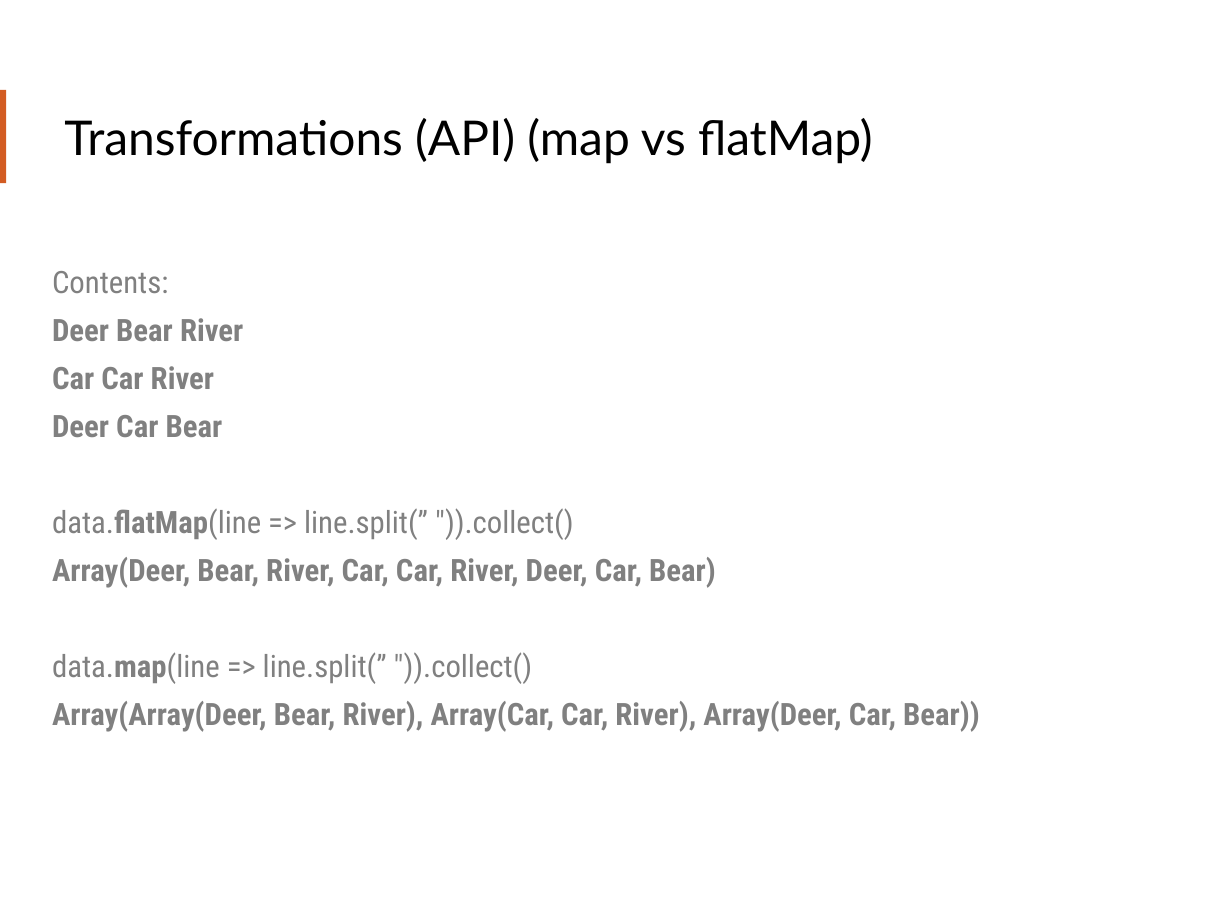
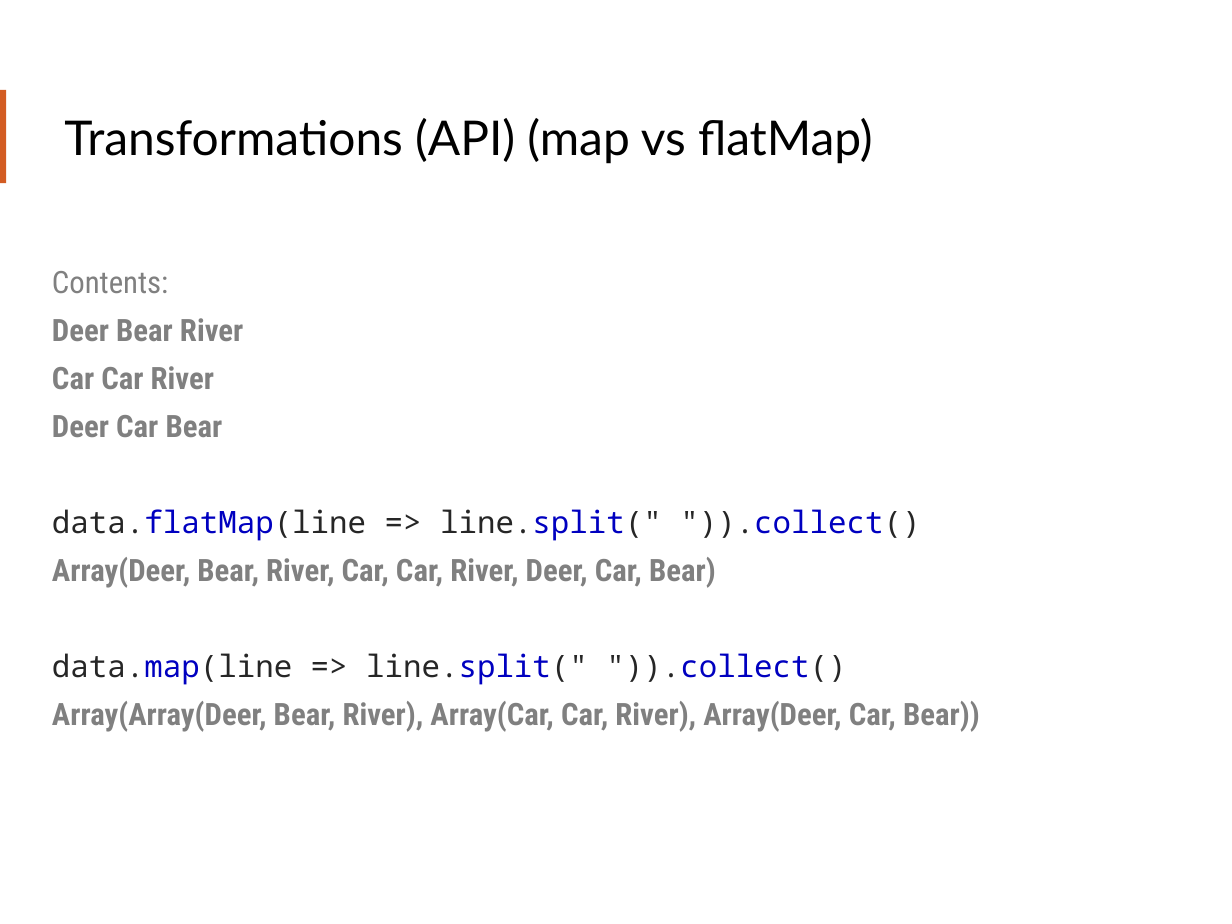
Before and after one commit to teamclairvoyant/intro-to-spark, a slide deck: slide 42 of Intro to Apache Spark Slides.pptx. Drawn at 1232x924 pixels with LibreOffice and Linux fonts; fonts in the diff are those of the drawing. Boxes give left, top, right and bottom in pixels: in the first picture for what was removed or moved away, otherwise in the second. Text is boxed around its words. In the diff, an @@ line names an element or a change of style, - is before the commit and + after.

```diff
--- a/Intro to Apache Spark Slides.pptx
+++ b/Intro to Apache Spark Slides.pptx
@@ text at [52, 509, 920, 541]: text changed; font Roboto Condensed to Noto Sans Mono; text colour #808080 to #262626 @@
-data.flatMap(line => line.split(” ")).collect()
+data.flatMap(line => line.split(" ")).collect()
@@ text at [52, 653, 846, 685]: text changed; font Roboto Condensed to Noto Sans Mono; text colour #808080 to #262626 @@
-data.map(line => line.split(” ")).collect()
+data.map(line => line.split(" ")).collect()
```
Also in this commit, not shown: 20 other slides changed.
